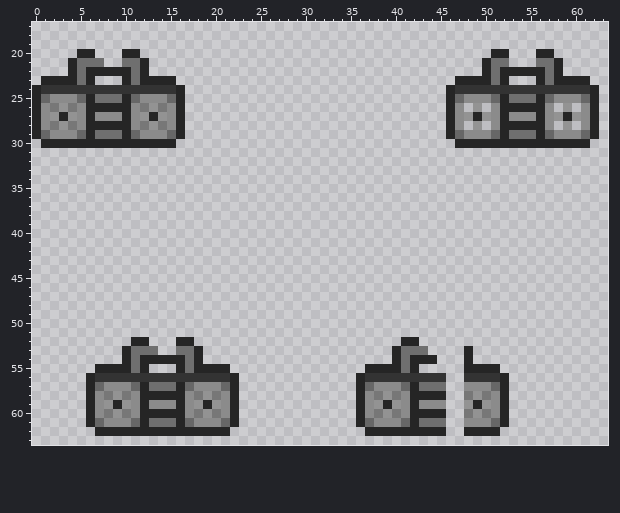
Edited in one commit: pixel-art sprite (Resources/Textures/_Funkystation/Objects/Fun/boombox.rsi/boombox-inhand-right.png). That is the earlier state.
The file is 64x64 pixels. Shown: x 0..63, y 17..63.
The result:
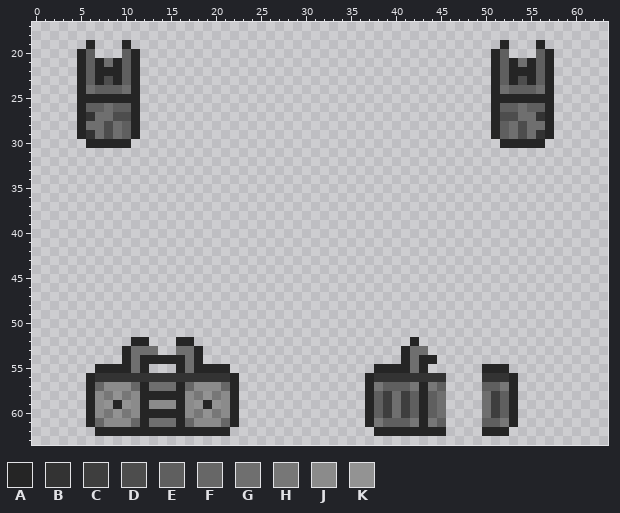
Palette (. is transparent): A #252525  B #333333  C #3e3e3e  D #4d4d4d  E #5f5f5f  F #676767  G #6f6f6f  H #777777  J #8b8b8b  K #939393
Diff:
Changed rows in their new state; - is an unchanged pixel.
first column x 0:
19 ------A---A-----------------------------------------A---A------
20 ------E---E-----------------------------------------E---E------
21 ----.AEAGAEA.-------------------------------------.AEAGAEA.----
22 ----.AE---EA.-------------------------------------.AE---EA.----
23 -....AEADAEA....-------------------------------....AEADAEA....-
24 .....AGEEEGA.....-----------------------------.....AGEEEGA.....
25 .....A-AAA-A.....-----------------------------.....A-AAA-A.....
26 .....AEEGEEA.....-----------------------------..-.-AEEGEEA-.-..
27 .....ABGGDDA.....-----------------------------.....ADDGGBA.....
28 .....AGGDGEA.....-----------------------------..-.-AEGDGGA-.-..
29 .....AB-D-EA.....-----------------------------.....AE-D-BA.....
30 -.....-----.....-------------------------------.....-----.....-
first column x 36:
52 -----.------------
53 ----.A------.-----
54 ----.AG-----.-----
55 -.---AGA----..--A-
56 .A----------..--BA
57 .AHEEEHAHE--..EEHA
58 .AECGCE-EG--..GCEA
59 .AECGCEAEG--..GCEA
60 .AECGCE-EG--..GCEA
61 .AHEEEHAHE--..EEHA
62 -.----------..--A-
